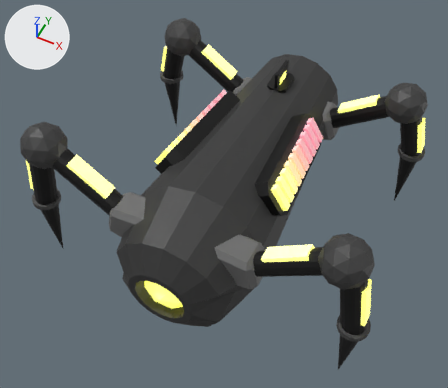
The Blender file GameDesign2URPproject/Assets/Blender/Spider Enemy walk.blend: old version first, new version second.
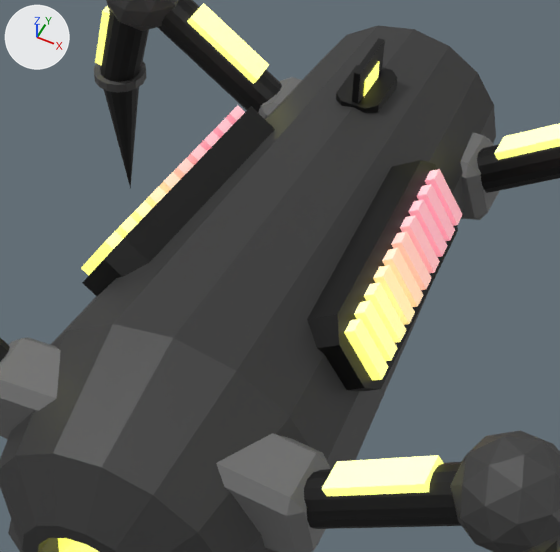
Each version is shown whole from a camera (50 mm lens) standing at (1.96, -4.68, 5.03) and looking at (-0.07, -0.64, -0.03), then close up on the part from 26% to 82% of the width and 11% to 74% of the height. Lighting does not change. The marker at upper left points along +X, +Y and +Z.

The older version as bpy lines, for what is in view:
```python
ob_chip = bpy.data.objects.new('Chip', me_cube_003)
ob_chip.parent = ob_empty
ob_chip.location = (0.0, 0.677, 0.602)
ob_chip.rotation_euler = (3.146, 0.0, 0.0)  # degrees (180, 0, 0)
ob_chip.scale = (0.057, 0.155, 0.155)
ob_cube_003 = bpy.data.objects.new('Cube.003', me_cube_025)
ob_cube_003.parent = ob_empty
ob_cube_003.location = (0.0, -0.857, 0.462)
ob_cube_003.rotation_euler = (1.012, 0.0468, 1.629)  # degrees (58, 2.7, 93)
ob_cube_003.scale = (0.259, 0.257, 0.0643)
ob_cube_006 = bpy.data.objects.new('Cube.006', me_cube_036)
ob_cube_006.parent = ob_empty
ob_cube_006.location = (0.0, -0.734, 0.456)
ob_cube_006.rotation_euler = (1.012, 0.0468, 1.629)  # degrees (58, 2.7, 93)
ob_cube_006.scale = (0.259, 0.257, 0.0643)
ob_cube_007 = bpy.data.objects.new('Cube.007', me_cube_037)
ob_cube_007.parent = ob_empty
ob_cube_007.location = (0.0, -0.61, 0.45)
ob_cube_007.rotation_euler = (1.012, 0.0468, 1.629)  # degrees (58, 2.7, 93)
ob_cube_007.scale = (0.259, 0.257, 0.0643)
ob_cube_008 = bpy.data.objects.new('Cube.008', me_cube_038)
ob_cube_008.parent = ob_empty
ob_cube_008.location = (0.0, -0.487, 0.444)
ob_cube_008.rotation_euler = (1.012, 0.0468, 1.629)  # degrees (58, 2.7, 93)
ob_cube_008.scale = (0.259, 0.257, 0.0643)
ob_cube_010 = bpy.data.objects.new('Cube.010', me_cube_039)
ob_cube_010.parent = ob_empty
ob_cube_010.location = (0.0, -0.364, 0.438)
ob_cube_010.rotation_euler = (1.012, 0.0468, 1.629)  # degrees (58, 2.7, 93)
ob_cube_010.scale = (0.259, 0.257, 0.0643)
ob_cube_012 = bpy.data.objects.new('Cube.012', me_cube_041)
ob_cube_012.parent = ob_empty
ob_cube_012.location = (0.0, -0.117, 0.427)
ob_cube_012.rotation_euler = (1.012, 0.0468, 1.629)  # degrees (58, 2.7, 93)
ob_cube_012.scale = (0.259, 0.257, 0.0643)
ob_cube_013 = bpy.data.objects.new('Cube.013', me_cube_042)
ob_cube_013.parent = ob_empty
ob_cube_013.location = (0.0, 0.00606, 0.421)
ob_cube_013.rotation_euler = (1.012, 0.0468, 1.629)  # degrees (58, 2.7, 93)
ob_cube_013.scale = (0.259, 0.257, 0.0643)
ob_cube_015 = bpy.data.objects.new('Cube.015', me_cube_044)
ob_cube_015.parent = ob_empty
ob_cube_015.location = (0.0, 0.253, 0.41)
ob_cube_015.rotation_euler = (1.012, 0.0468, 1.629)  # degrees (58, 2.7, 93)
ob_cube_015.scale = (0.259, 0.257, 0.0643)
# also in view: 'Cube.014' at (0.0, 0.13, 0.42); 'Cube.002' at (0.0, -0.31, 0.41); 'Cube' at (0.0, 0.87, 0.05); 'Cube.018' at (0.0, 0.68, 0.57); 'Cylinder.007' at (1.26, -1.59, 0.13)
```
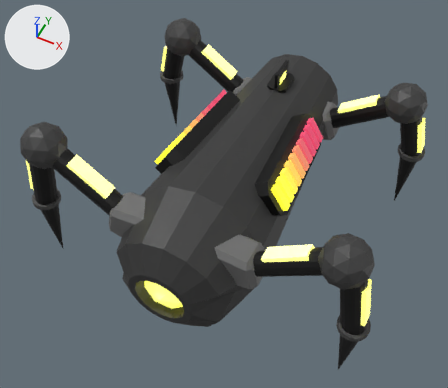
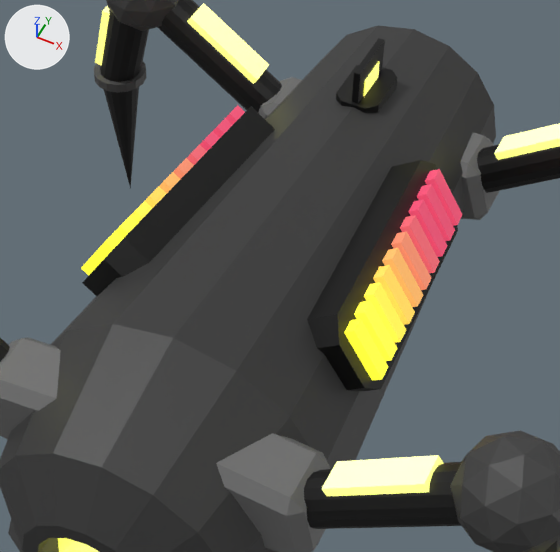
The change, as a diff of the scene's bpy script:
```diff
--- a/GameDesign2URPproject/Assets/Blender/Spider Enemy walk.blend.py
+++ b/GameDesign2URPproject/Assets/Blender/Spider Enemy walk.blend.py
@@ mat_material_014 @@
 n5 = _N.new('ShaderNodeBrightContrast'); n5.name = 'Bright/Contrast'
 n4 = _N.new('ShaderNodeBsdfPrincipled'); n4.name = 'Principled BSDF.001'
 _L.new(n6.outputs[0], n5.inputs[0])  # 'Color' to 'Color'
+_L.new(n5.outputs[0], n4.inputs[0])  # 'Color' to 'Base Color'
```

Location of each change, (x1, y1, x2, y2) in pixels of the close-ups (560 x 552 px):
'Cube.003', recoloured
    both: (81, 231, 388, 381)
'Cube.006', recoloured (beige to yellow)
    both: (116, 216, 397, 361)
'Cube.007', recoloured (beige to yellow)
    both: (130, 201, 406, 343)
'Cube.008', recoloured (beige to yellow)
    both: (145, 186, 415, 325)
'Cube.010', recoloured (beige to orange)
    both: (159, 172, 423, 307)
'Cube.011', recoloured (beige to orange)
    both: (173, 158, 431, 290)
'Cube.012', recoloured (pink to red)
    both: (187, 144, 440, 273)
'Cube.013', recoloured (pink to red)
    both: (200, 131, 447, 257)
'Cube.014', recoloured (pink to red)
    both: (213, 118, 455, 241)
'Cube.015', recoloured (pink to red)
    both: (226, 105, 463, 226)
